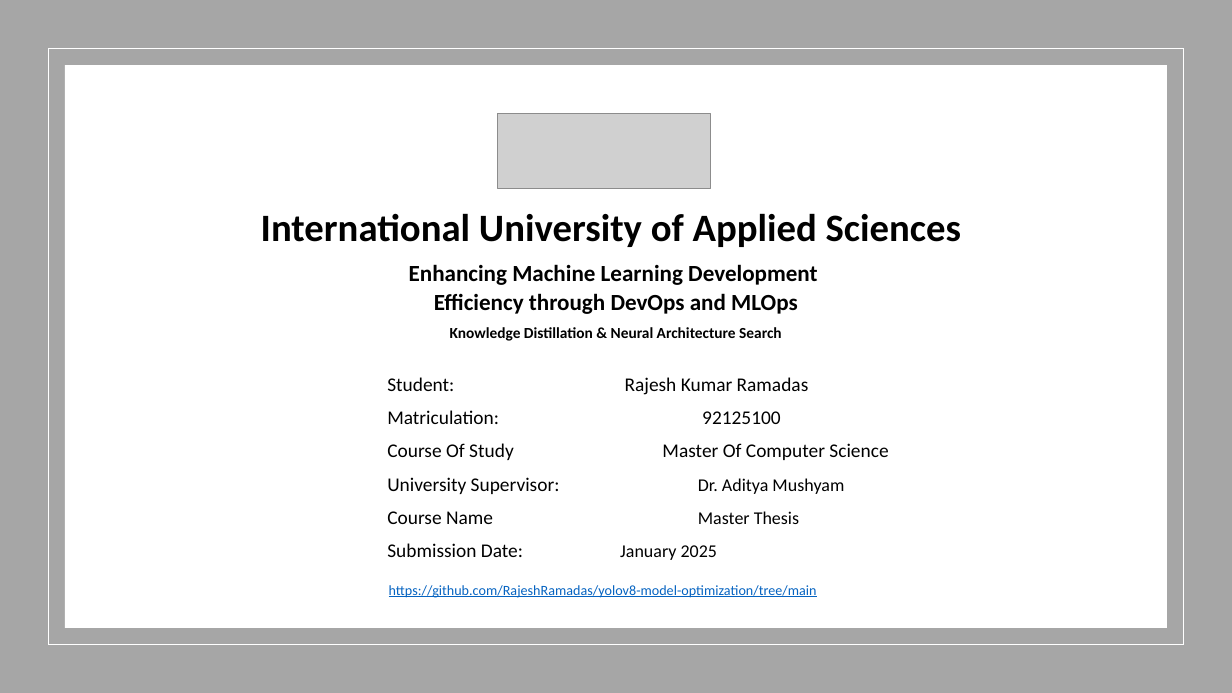
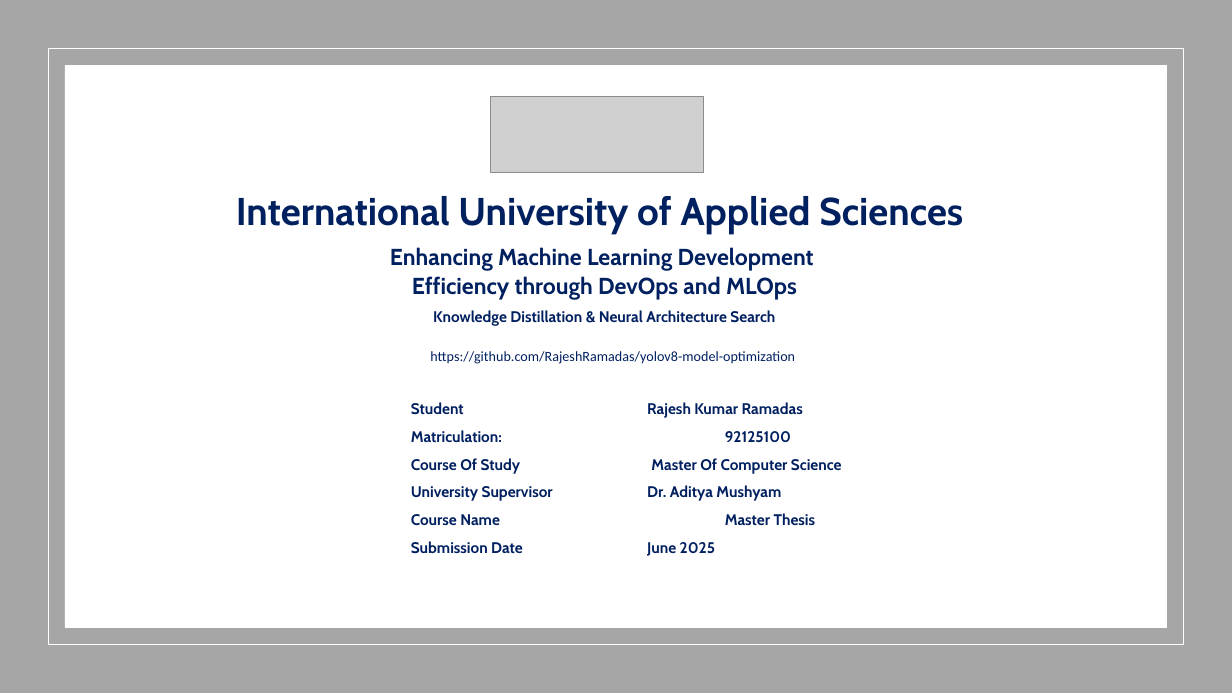
Before and after one commit to RajeshRamadas/yolov8-model-optimization, a slide deck: slide 1 of 01-Project-management/presentation/KnowledgeDistillation.pptx. Drawn at 1232x693 pixels with LibreOffice and Linux fonts; fonts in the diff are those of the drawing; grey boxes stand for pictures. Boxes give left, top, right and bottom in pixels: in the first picture for what was removed or moved away, otherwise in the second. Text is boxed around its words. In the diff, an @@ line names an element or a change of style, - is before the commit and + after.

Commit message:
update

```diff
--- a/01-Project-management/presentation/KnowledgeDistillation.pptx
+++ b/01-Project-management/presentation/KnowledgeDistillation.pptx
@@ picture: place and size @@
-picture at bbox=[498, 114, 711, 189]
+picture at bbox=[491, 97, 703, 173]
@@ text "International University of Applied Sciences": place and size @@
-text "International University of Applied Sciences" at bbox=[261, 213, 961, 341]
+text "International University of Applied Sciences" at bbox=[236, 196, 963, 326]
@@ text "International University of Applied Sciences" at bbox=[236, 196, 963, 326]: font Calibri to Cabin, text colour #000000 to #002060 @@
@@ text at bbox=[430, 351, 795, 364]: text changed; text colour #0563C1 to #002060 @@
-https://github.com/RajeshRamadas/yolov8-model-optimization/tree/main
+https://github.com/RajeshRamadas/yolov8-model-optimization
@@ text "Student Rajesh Kumar Ramadas": place and size @@
-text "Student Rajesh Kumar Ramadas" at bbox=[387, 377, 888, 560]
+text "Student Rajesh Kumar Ramadas" at bbox=[411, 402, 842, 556]
@@ text at bbox=[411, 402, 803, 418]: text changed; size 15.1 to 12 pt; font Calibri to Cabin; text colour #000000 to #002060; bold on @@
-Student: Rajesh Kumar Ramadas
+Student Rajesh Kumar Ramadas
@@ text at bbox=[411, 430, 842, 526]: size 15.1 to 12 pt in "Matriculation: 92125100", "Course Of Study Master Of Computer Science", "Course Name"; font Calibri to Cabin, text colour #000000 to #002060, bold on in "Matriculation: 92125100", "Course Of Study Master Of Computer Science", "Course Name Master Thesis"; size 14 to 12 pt in "Master Thesis" @@
@@ text at bbox=[411, 485, 781, 501]: text changed; size 15.1 to 12 pt; font Calibri to Cabin; text colour #000000 to #002060; bold on @@
-University Supervisor: Dr. Aditya Mushyam
+University Supervisor Dr. Aditya Mushyam
@@ text at bbox=[647, 542, 715, 556]: text changed; size 15.1 to 12 pt; font Calibri to Cabin; text colour #000000 to #002060; bold on @@
-Submission Date: January 2025
+Submission Date June 2025
```
Also in this commit, not shown: 10 other slides changed, 5 slides added, 7 slides removed.
